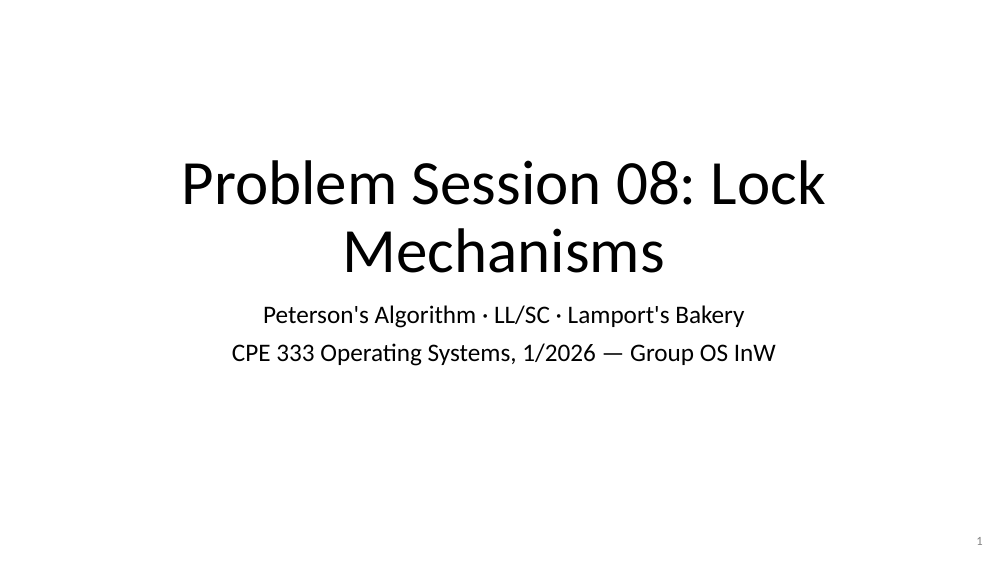
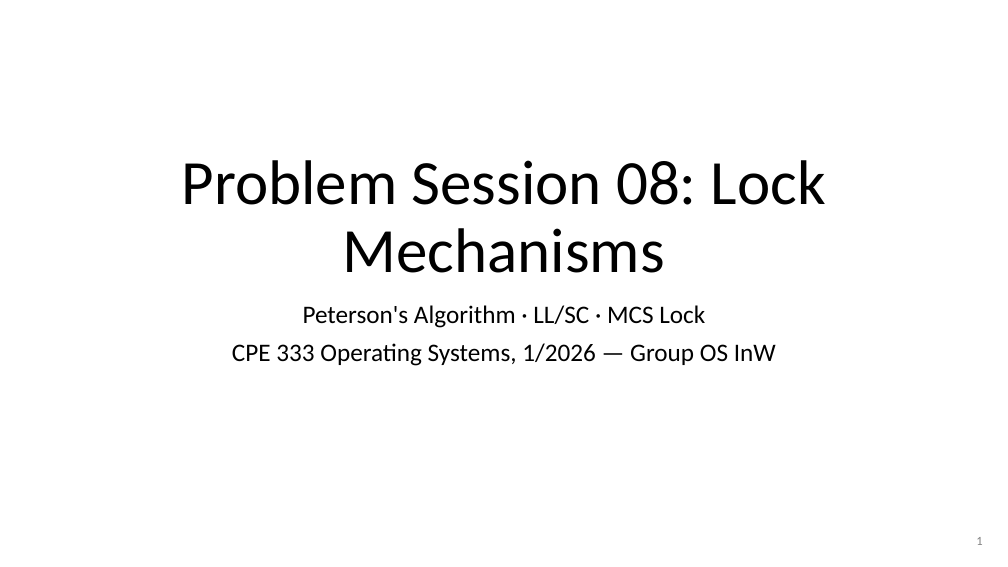
Before and after one commit to Kiatisakk/CPE333-OS, a slide deck: slide 1 of PS08/slides/PS08.pptx. Drawn at 1008x567 pixels with LibreOffice and Linux fonts; fonts in the diff are those of the drawing. Boxes give left, top, right and bottom in pixels: in the first picture for what was removed or moved away, otherwise in the second. Text is boxed around its words. In the diff, an @@ line names an element or a change of style, - is before the commit and + after.

```diff
--- a/PS08/slides/PS08.pptx
+++ b/PS08/slides/PS08.pptx
@@ subtitle at [303, 305, 705, 328]: text changed @@
-Peterson's Algorithm · LL/SC · Lamport's Bakery
+Peterson's Algorithm · LL/SC · MCS Lock
```
Also in this commit, not shown: 15 other slides changed, 3 slides added, 2 slides removed, 12 other files.
